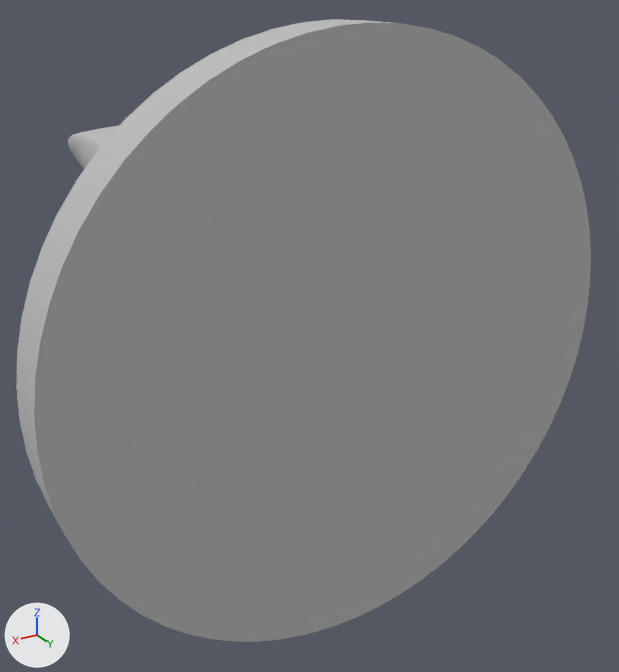
An edit to the glTF model models/occluders/noseoccluder.glb, drawn before and after from the same camera.
The view is the same before and after, from a 50 mm camera at (7.6, 10.95, 6.23) aimed at (-1.55, -4.31, -1.4). The lights are fixed; the arrows at lower left show +X, +Y and +Z. Where no turn or scale is listed for an object, it has been applied to the vertices. Vertices at the same position are counted once.

Before the edit, the objects in view are built like this:
```python
me_21515_nose_v1 = bpy.data.meshes.new('21515_Nose_V1')
me_21515_nose_v1.from_pydata(...)  # 4228 vertices, 8448 faces; spans x -5.49..5.49, y -11.88..0.0, z -5.49..5.49
me_21515_nose_v1.materials.append(mat_21515_nose)  # grey #bcbcbc
ob_21515_nose_v1 = bpy.data.objects.new('21515_Nose_V1', me_21515_nose_v1)
ob_21515_nose_v1.location = (0.0, 0.0, 0.0)
```
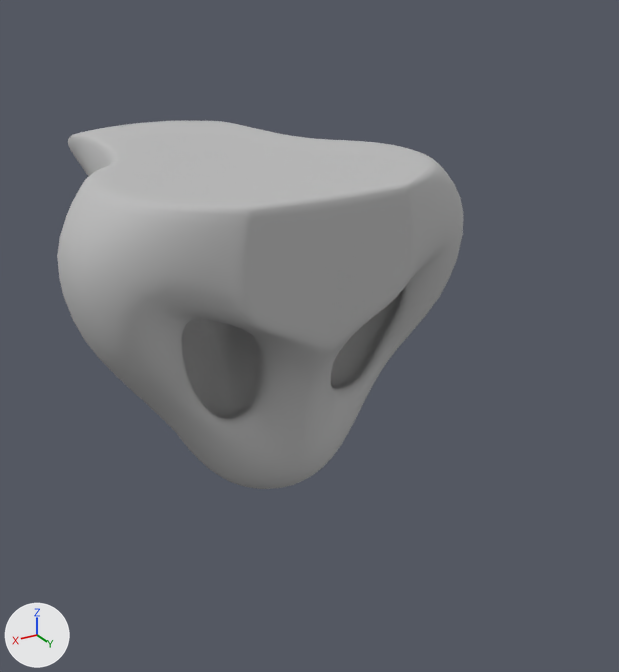
The change in detail:
me_21515_nose_v1 has 4228 vertices, 8448 faces and spans x -5.49..5.49, y -11.88..0.0, z -5.49..5.49.
me_21515_nose_v1 is used by ob_21515_nose_v1; location (0.0, 0.0, 0.0).
me_21515_nose_v1 part 1: the loose piece of 130 vertices spanning x -5.49..5.49, y -1.0..0.0, z -5.49..5.49 is deleted.

Boxes [x1, y1, x2, y2] around the edits, measured in the pictures (619 x 672 px):
'21515_Nose_V1', reshaped (29% narrower, 41% shorter): before [16, 19, 591, 642]; after [57, 121, 463, 489]
part 1 of me_21515_nose_v1, deleted: before [16, 19, 591, 642]
